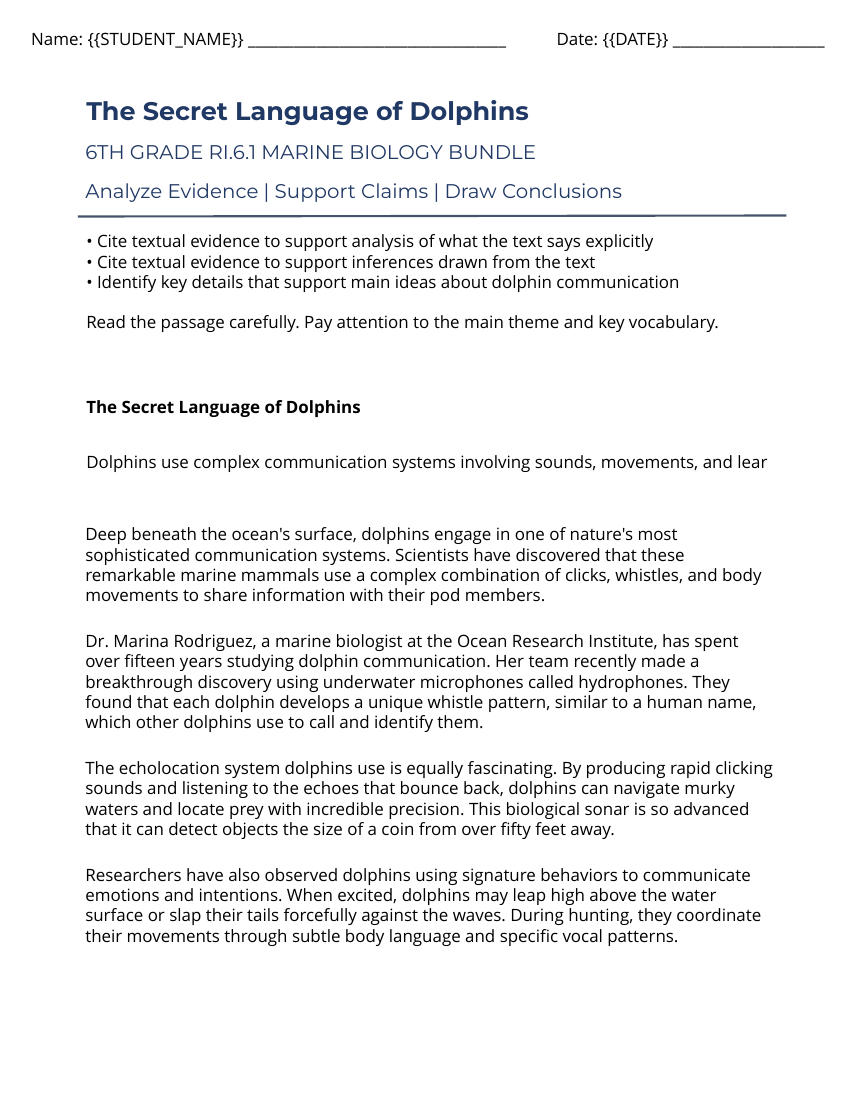
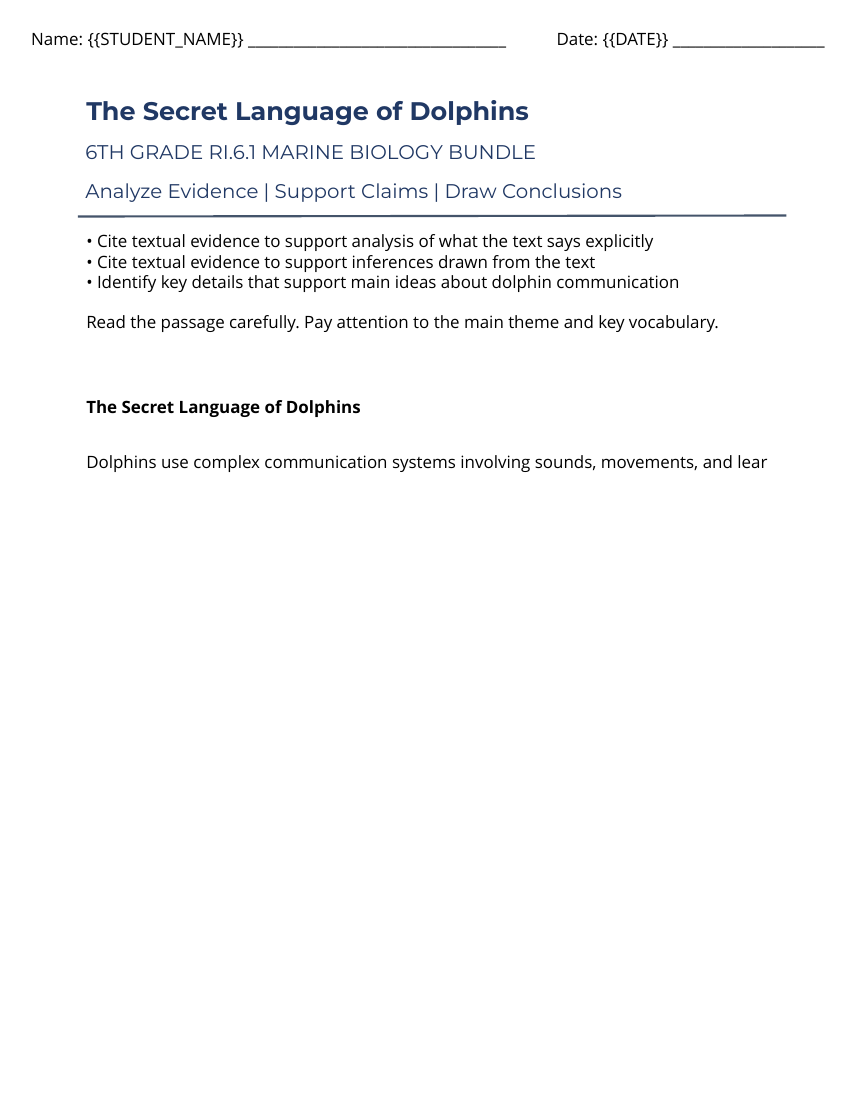
Before and after one commit to buttmazhar844-lang/rbb_engine_backend, a slide deck: slide 1 of rbb-drive/product_3/anchor_reading_passage.pptx. Drawn at 865x1120 pixels with LibreOffice and Linux fonts; fonts in the diff are those of the drawing; background and template pictures are left out. Boxes give left, top, right and bottom in pixels: in the first picture for what was removed or moved away, otherwise in the second. Text is boxed around its words. In the diff, an @@ line names an element or a change of style, - is before the commit and + after.

```diff
--- a/rbb-drive/product_3/anchor_reading_passage.pptx
+++ b/rbb-drive/product_3/anchor_reading_passage.pptx
@@ text removed at [85,527,773,946] @@
-Deep beneath the ocean's surface, dolphins engage in one of nature's most sophisticated communication systems. Scientists have discovered that these remarkable marine mammals use a complex combination of clicks, whistles, and body movements to share information with their pod members.
-Dr. Marina Rodriguez, a marine biologist at the Ocean Research Institute, has spent over fifteen years studying dolphin communication. Her team recently made a breakthrough discovery using underwater microphones called hydrophones. They found that each dolphin develops a unique whistle pattern, similar to a human name, which other dolphins use to call and identify them.
-The echolocation system dolphins use is equally fascinating. By producing rapid clicking sounds and listening to the echoes that bounce back, dolphins can navigate murky waters and locate prey with incredible precision. This biological sonar is so advanced that it can detect objects the size of a coin from over fifty feet away.
-Researchers have also observed dolphins using signature behaviors to communicate emotions and intentions. When excited, dolphins may leap high above the water surface or slap their tails forcefully against the waves. During hunting, they coordinate their movements through subtle body language and specific vocal patterns.
```
Also in this commit, not shown: 2 slides added, 2 slides removed, 7 other files.
